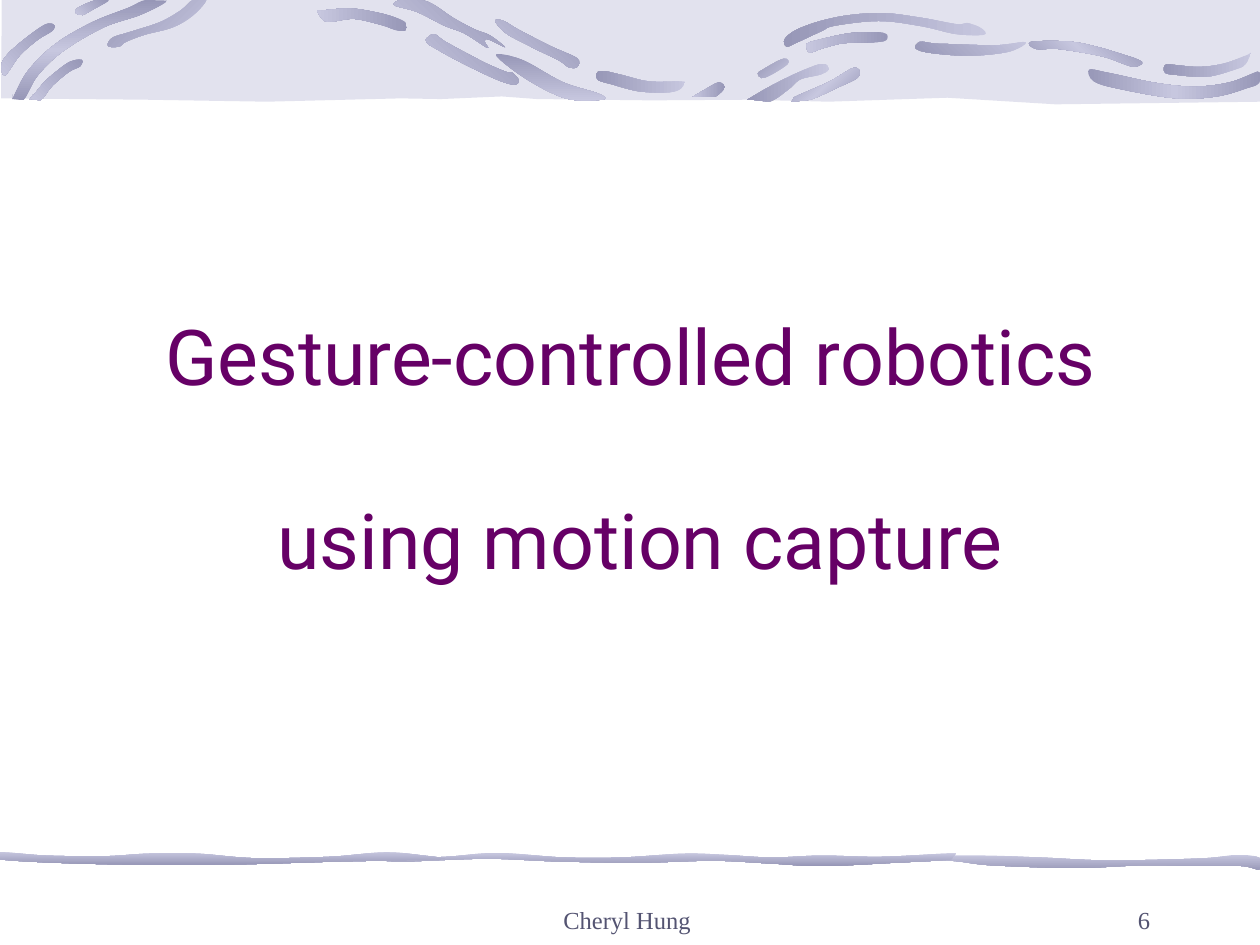
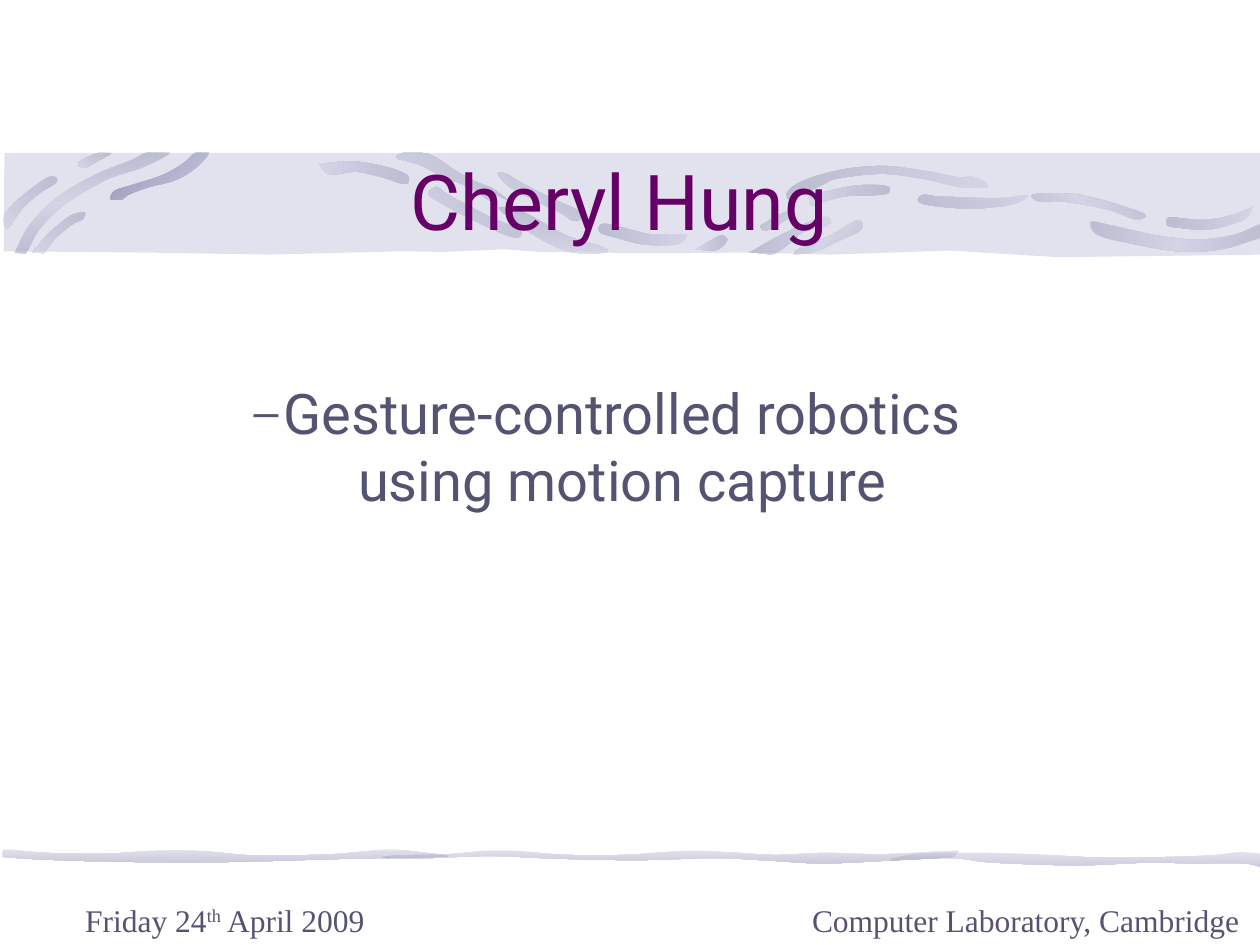
Before and after one commit to cjh84/cjh-84, a slide deck: slide 1 of documentation/dissertation/diagrams/Slides.odp (slide 6 before the commit). Drawn at 1260x945 pixels with LibreOffice and Linux fonts; fonts in the diff are those of the drawing; background and template pictures are left out. Boxes give left, top, right and bottom in pixels: in the first picture for what was removed or moved away, otherwise in the second. Text is boxed around its words. In the diff, an @@ line names an element or a change of style, - is before the commit and + after.

```diff
--- a/documentation/dissertation/diagrams/Slides.odp
+++ b/documentation/dissertation/diagrams/Slides.odp
@@ title "Cheryl Hung": place and size @@
-title "Cheryl Hung" at [563,912,691,934]
+title "Cheryl Hung" at [410,172,828,247]
@@ title "Cheryl Hung" at [410,172,828,247]: size 14 to 44 pt, font Times New Roman to Roboto, text colour #545472 to #660066 @@
@@ 7 freeform shapes: place and size @@
-7 freeform shapes at [0,8,1260,102]
+7 freeform shapes at [3,161,1260,255]
@@ 4 freeform shapes: place and size @@
-4 freeform shapes at [13,0,989,101]
+4 freeform shapes at [15,152,992,253]
@@ 3 freeform shapes: place and size @@
-3 freeform shapes at [596,40,1143,92]
+3 freeform shapes at [598,194,1145,246]
@@ 8 freeform shapes: place and size @@
-8 freeform shapes at [1,0,1260,105]
+8 freeform shapes at [4,152,1260,257]
@@ subtitle "Gesture-controlled robotics using motion capture": place and size @@
-subtitle "Gesture-controlled robotics using motion capture" at [165,327,1095,585]
+subtitle "Gesture-controlled robotics using motion capture" at [284,392,960,513]
@@ subtitle "Gesture-controlled robotics using motion capture" at [284,392,960,513]: size 44 to 32 pt, text colour #660066 to #545472; bullet none to –; list level 1 to 2 in "Gesture-controlled robotics using motion capture"; vertical alignment bottom to top @@
@@ outline redrawn in 3 elements at [3,849,449,863], [381,850,961,863], [887,852,1260,868] @@
@@ text added at [85,910,364,938], 18 pt, text #545472 @@
+Friday 24th April 2009
@@ text added at [812,910,1239,938], 18 pt, text #545472 @@
+Computer Laboratory, Cambridge
@@ page number removed at [1138,913,1150,929] @@
-6
```
Also in this commit, not shown: 6 other slides changed, 7 slides removed, 1 other file.
